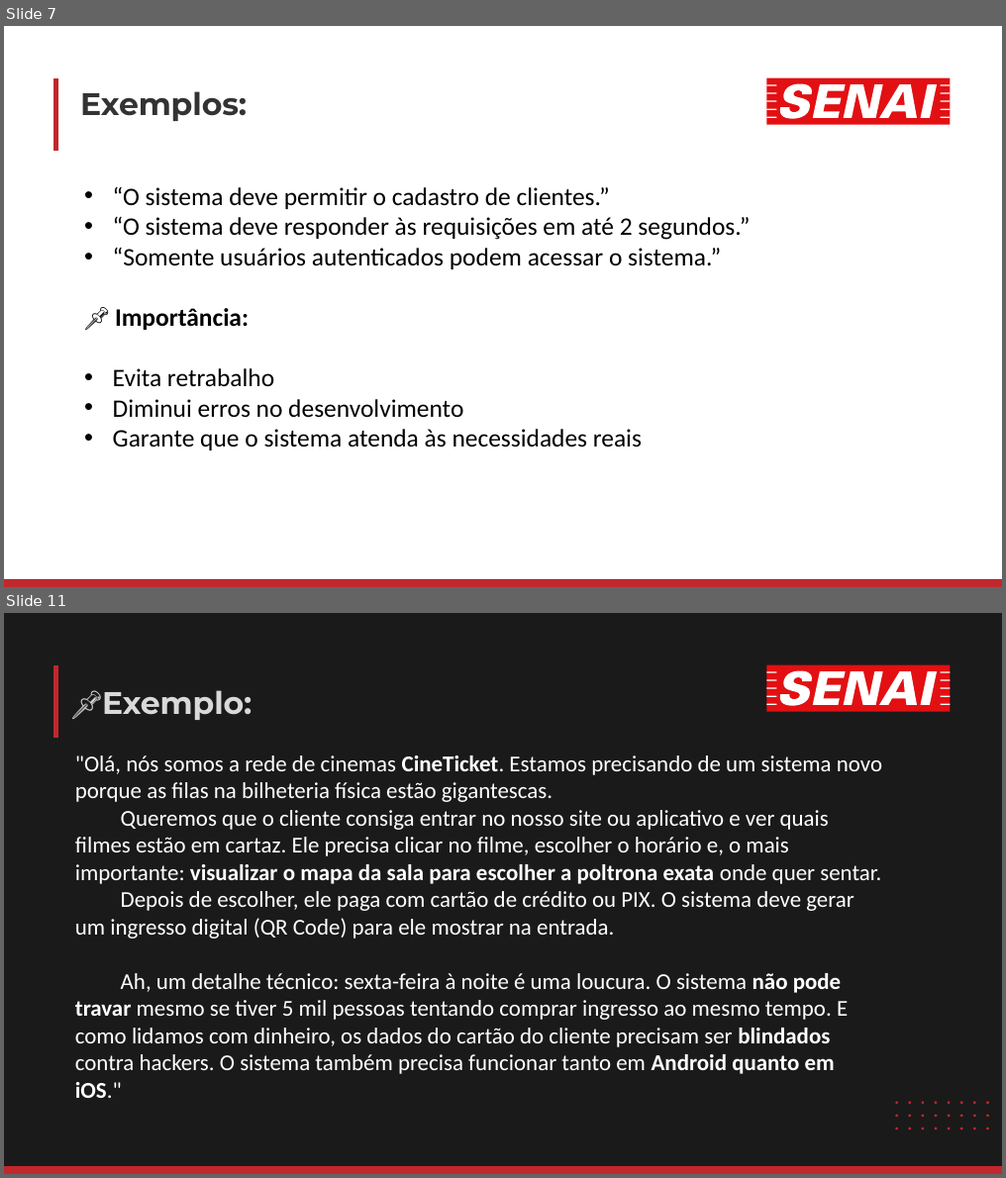
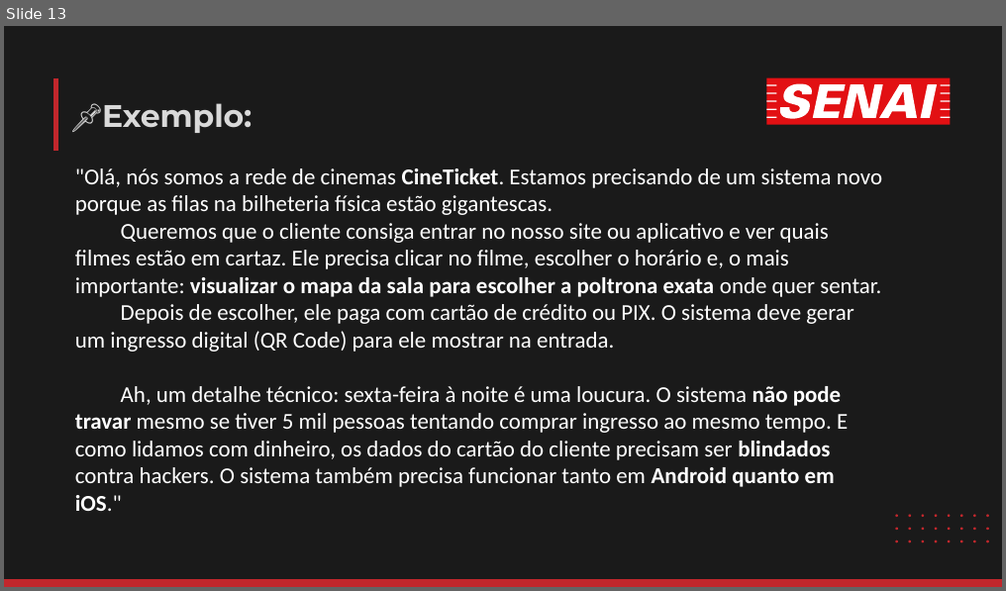
Before and after one commit to luisfernandospoljaric/senai2026, a slide deck: ds/seduc/1des/01-lopal/Aula02/LógicaAula2.pptx. Shown one above the other, each under a label of ours: slides 7 and 11 before the commit, slide 13 after it; the slides between them are not shown. The pictures are 1006x1178 and 1006x591 pixels, drawn with LibreOffice and Linux fonts; fonts in the diff are those of the drawing. Boxes give left, top, right and bottom in pixels: in the first picture for what was removed or moved away, otherwise in the second. Text is boxed around its words. In the diff, an @@ line names an element or a change of style, - is before the commit and + after.

```diff
--- a/ds/seduc/1des/01-lopal/Aula02/LógicaAula2.pptx
+++ b/ds/seduc/1des/01-lopal/Aula02/LógicaAula2.pptx
@@ slide 7 removed at [4, 26, 1002, 587], background #FFFFFF @@
@@ freeform shape removed at [56, 78, 56, 151] @@
@@ freeform shape removed at [766, 78, 949, 125] @@
@@ freeform shape removed at [766, 84, 949, 119] @@
@@ title removed at [80, 91, 247, 121] @@
-Exemplos:
@@ text removed at [113, 187, 749, 451] @@
-• “O sistema deve permitir o cadastro de clientes.”
-• “O sistema deve responder às requisições em até 2 segundos.”
-• “Somente usuários autenticados podem acessar o sistema.”
-📌 Importância:
-• Evita retrabalho
-• Diminui erros no desenvolvimento
-• Garante que o sistema atenda às necessidades reais
@@ freeform shape removed at [4, 579, 1002, 587] @@
@@ what was slide 11 is now slide 13 @@
```
Also in this commit, not shown: 4 slides changed, 8 slides added, 5 other slides removed, 2 other files.
